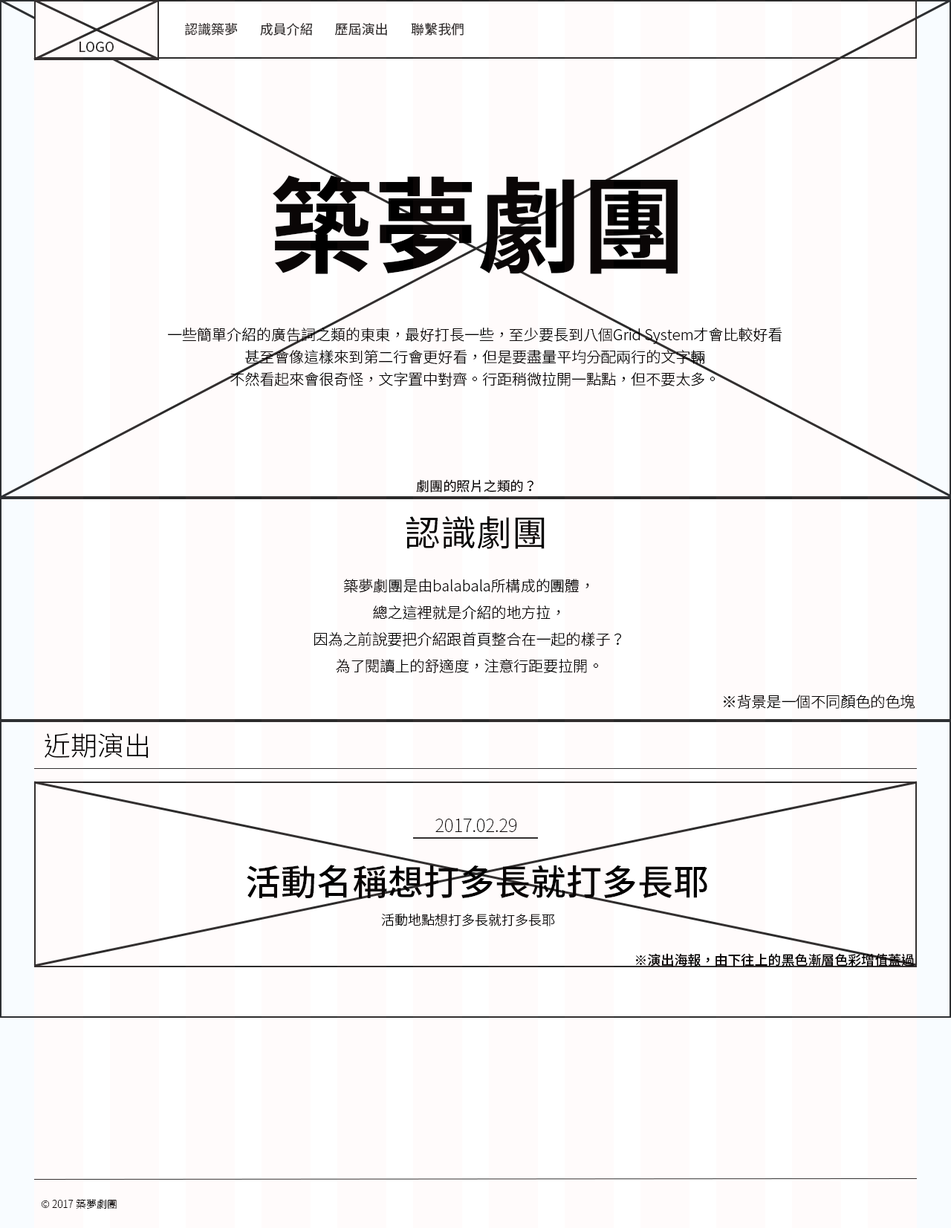
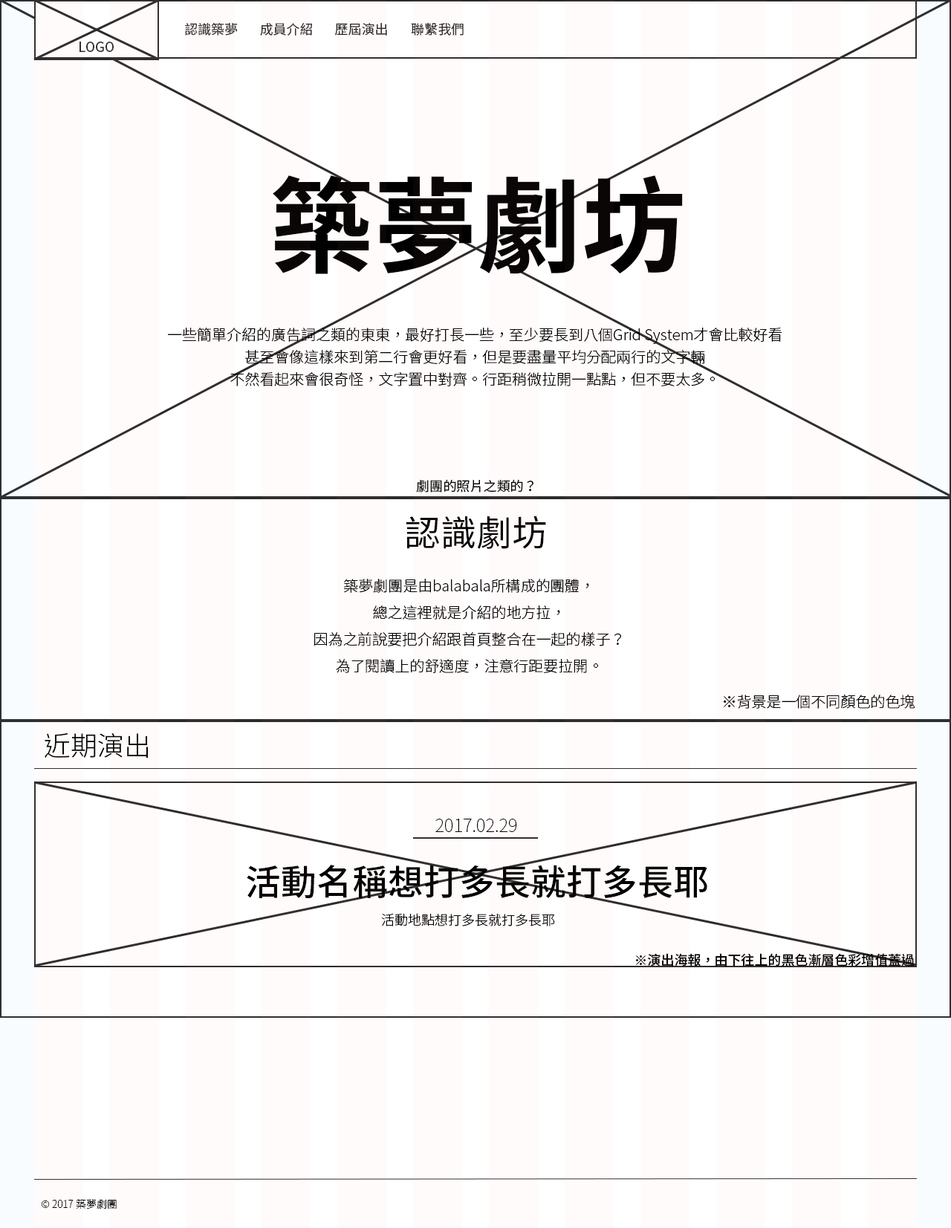
The second 951x1228 image is a revision of the first. Changes to its layers:
painted on "認識劇團(48pt Normal)" over [513, 515, 547, 549]
painted on "築夢劇團(140pt / Bold)" over [584, 175, 683, 275]
